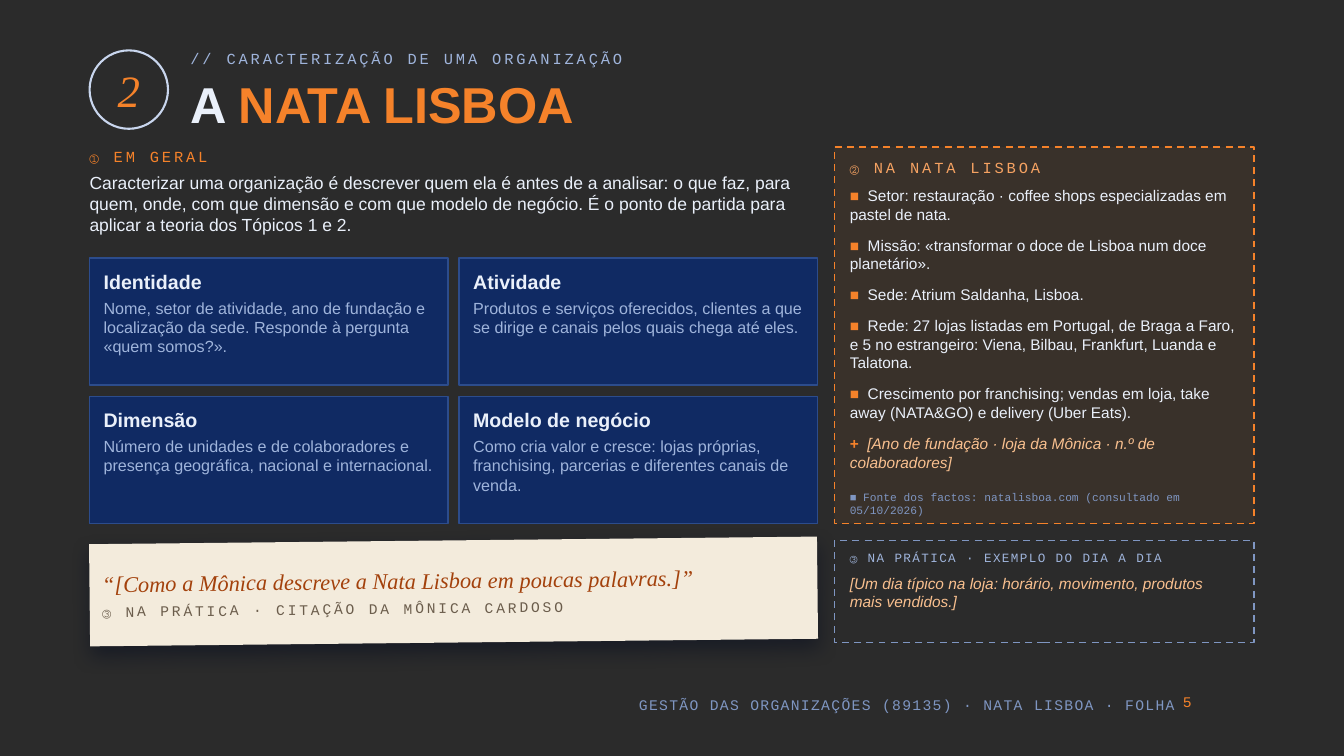
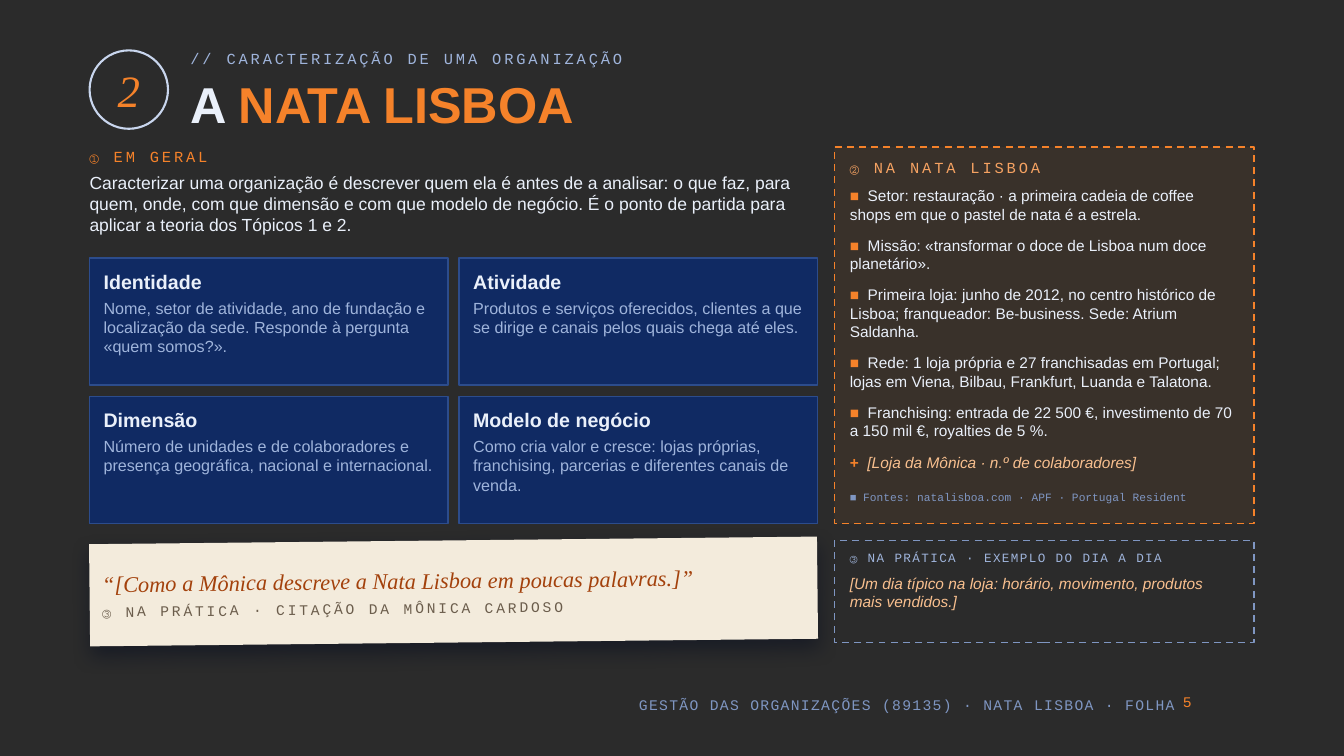
Before and after one commit to kd25gpgdw9-lang/Oceanum, a slide deck: slide 5 of apresentacao-go-89135/Nata_Lisboa_GO_89135.pptx. Drawn at 1344x756 pixels with LibreOffice and Linux fonts; fonts in the diff are those of the drawing; background and template pictures are left out; a plain dark background stands for a picture behind light text. Boxes give left, top, right and bottom in pixels: in the first picture for what was removed or moved away, otherwise in the second. Text is boxed around its words. In the diff, an @@ line names an element or a change of style, - is before the commit and + after.

```diff
--- a/apresentacao-go-89135/Nata_Lisboa_GO_89135.pptx
+++ b/apresentacao-go-89135/Nata_Lisboa_GO_89135.pptx
@@ text at (850, 190, 1194, 223): text changed @@
-■ Setor: restauração · coffee shops especializadas em pastel de nata.
+■ Setor: restauração · a primeira cadeia de coffee shops em que o pastel de nata é a estrela.
@@ text at (850, 288, 1232, 471): text changed @@
-■ Sede: Atrium Saldanha, Lisboa.
-■ Rede: 27 lojas listadas em Portugal, de Braga a Faro, e 5 no estrangeiro: Viena, Bilbau, Frankfurt, Luanda e Talatona.
-■ Crescimento por franchising; vendas em loja, take away (NATA&GO) e delivery (Uber Eats).
-+ [Ano de fundação · loja da Mônica · n.º de colaboradores]
+■ Primeira loja: junho de 2012, no centro histórico de Lisboa; franqueador: Be-business. Sede: Atrium Saldanha.
+■ Rede: 1 loja própria e 27 franchisadas em Portugal; lojas em Viena, Bilbau, Frankfurt, Luanda e Talatona.
+■ Franchising: entrada de 22 500 €, investimento de 70 a 150 mil €, royalties de 5 %.
++ [Loja da Mônica · n.º de colaboradores]
@@ text at (863, 493, 1187, 504): text changed @@
-■ Fonte dos factos: natalisboa.com (consultado em 05/10/2026)
+■ Fontes: natalisboa.com · APF · Portugal Resident
```
Also in this commit, not shown: 9 other slides changed, 5 other files.
